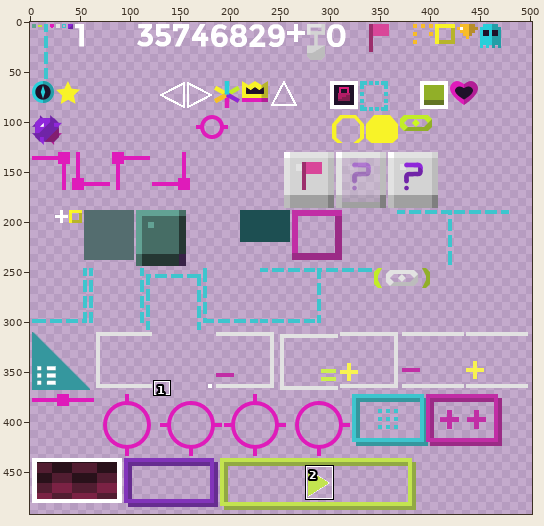
Sprite sheet: mineofsighttest/assets/blocks.png. The picture above shows the old version from afar; the outline marks the close-up.
Close-up. Before:
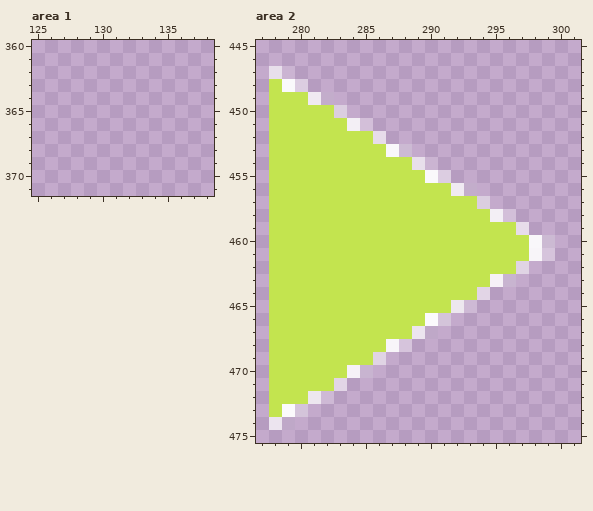
The file is 512x512 pixels. Pixels under 10% opacity are left out. Colours within 5 levels of each other are drawn and written as one. Shown: area 1: x 125..138, y 360..371; area 2: x 277..301, y 445..475. The old version is drawn lined up with the new one. The wide view leaves out empty margins. The commit also changed other parts of the picture, which this record leaves out.
And afterwards:
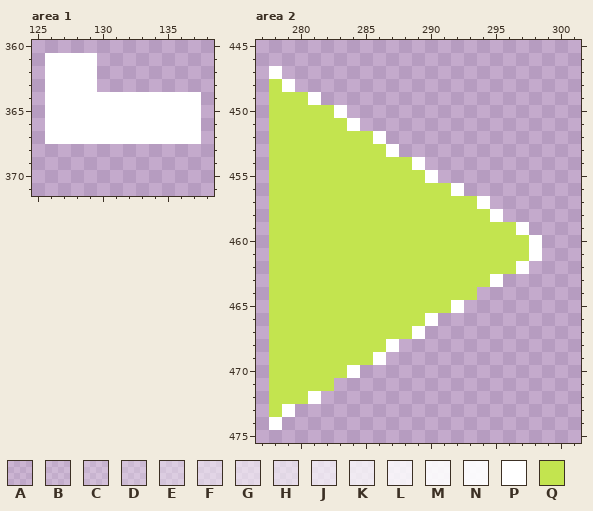
Palette (. is transparent): A #ffffff1f  B #ffffff2d  C #ffffff3f  D #ffffff4e  E #ffffff68  F #ffffff80  G #ffffff91  H #ffffff97  J #ffffffad  K #ffffffc0  L #ffffffd6  M #ffffffe6  N #ffffffef  P #ffffff  Q #c3e44f
Diff:
drawings rearranged on the sheet (the old picture shows each at its new place; 32 dropped ones are not shown)
Area 1:
y 361..363: x 126..129 .... -> PPPP
y 364..367: x 126..137 ............ -> PPPPPPPPPPPP
Area 2:
y 447: x 278..279 JA -> P.
y 448: x 279..280 NE -> P.
y 449: x 281..282 KB -> P.
y 450: x 283 F -> P
y 451: x 284..285 LC -> P.
y 452: x 286 H -> P
y 453: x 287..288 MD -> P.
y 454: x 289..290 JA -> P.
y 455: x 290..291 NE -> P.
y 456: x 292..293 KB -> P.
y 457: x 294 F -> P
y 458: x 295..296 LC -> P.
y 459: x 297 H -> P
y 460..461: x 298..299 MD -> P.
y 462: x 297 G -> P
y 463: x 295..296 LC -> P.
y 464: x 294 F -> .
y 465: x 292..293 KB -> P.
y 466: x 290..291 NE -> P.
y 467: x 289..290 JA -> P.
y 468: x 287..288 MD -> P.
y 469: x 286 G -> P
y 470: x 284..285 LC -> P.
y 471: x 283 F -> .
y 472: x 281..282 KB -> P.
y 473: x 279..280 NE -> P.
y 474: x 278..279 JA -> P.
Changed places in both close-ups, as pixel boxes (x1, y1, x2, y2):
added: (45, 53, 201, 144)
changed: (269, 66, 555, 430)
